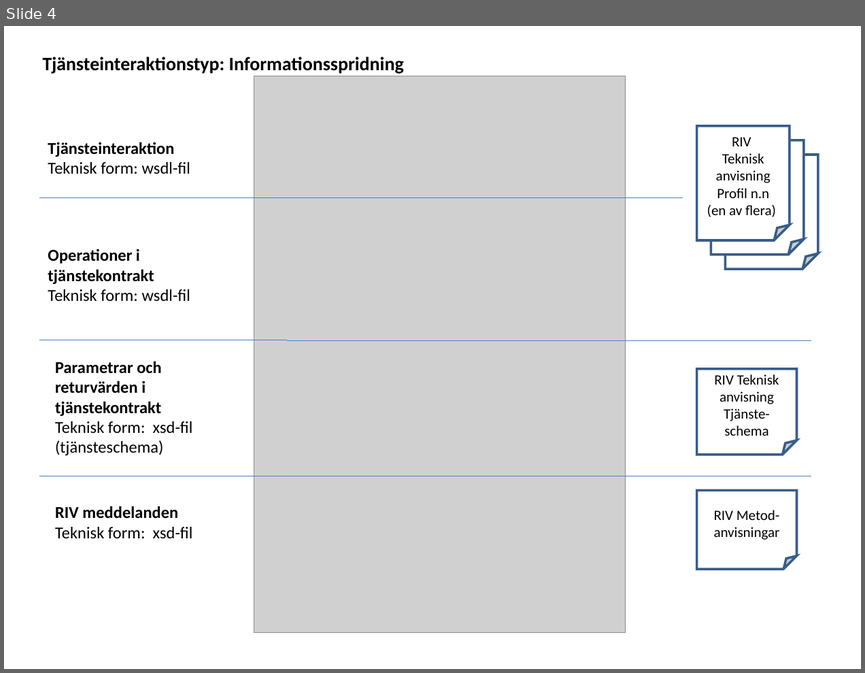
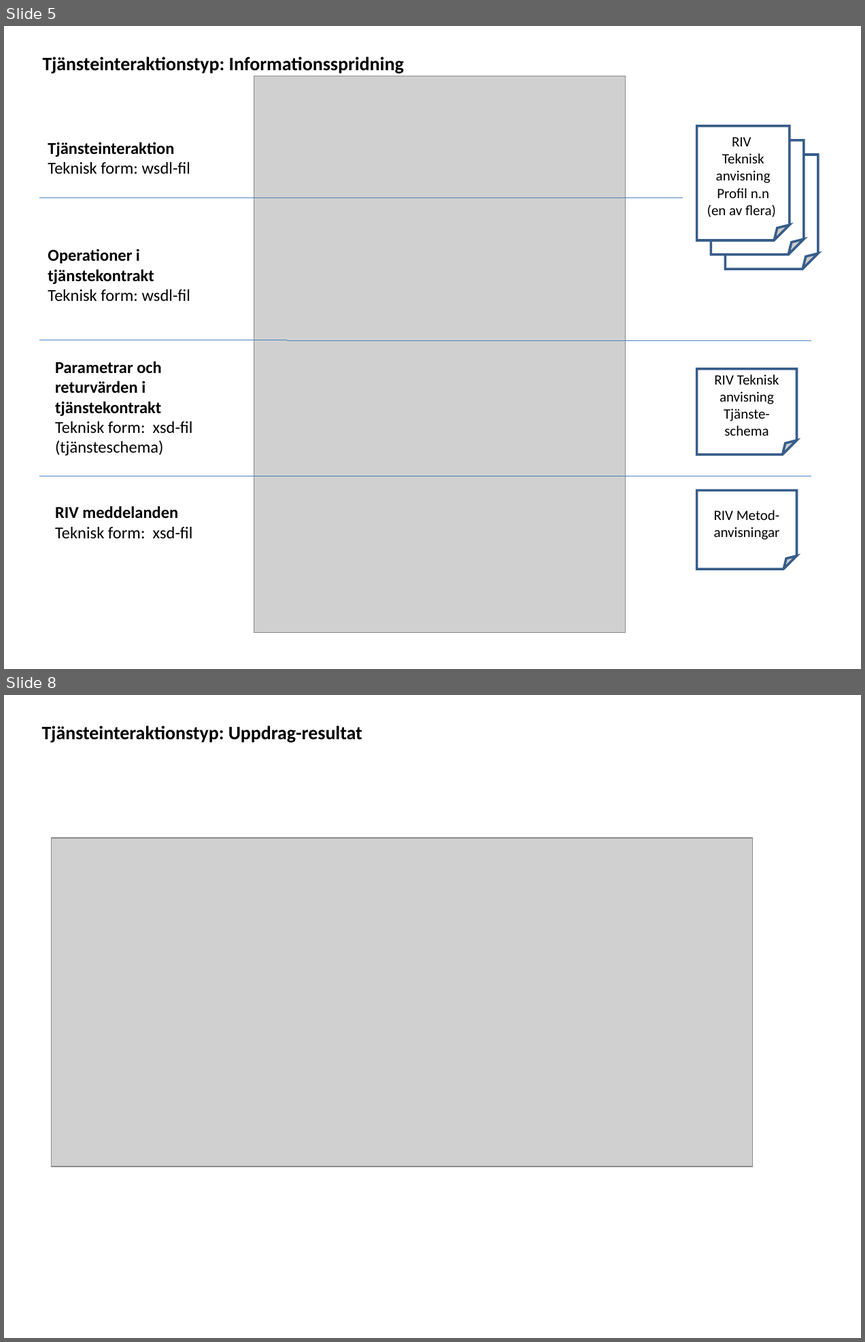
Before and after one commit to admstar/rivta, a slide deck: site/www/images/RIV-förvaltning, Illustrationer.ppt. Shown one above the other, each under a label of ours: slide 4 before the commit, slides 5 and 8 after it; the slides between them are not shown. The pictures are 865x673 and 865x1342 pixels, drawn with LibreOffice and Linux fonts; fonts in the diff are those of the drawing; grey boxes stand for pictures. Boxes give left, top, right and bottom in pixels: in the first picture for what was removed or moved away, otherwise in the second. Text is boxed around its words. In the diff, an @@ line names an element or a change of style, - is before the commit and + after.

```diff
--- a/site/www/images/RIV-förvaltning, Illustrationer.ppt
+++ b/site/www/images/RIV-förvaltning, Illustrationer.ppt
@@ slide 8 added at bbox=[4, 695, 861, 1338], background #FFFFFF @@
@@ text added at bbox=[42, 726, 362, 743], 16 pt, text #000000, bold @@
+Tjänsteinteraktionstyp: Uppdrag-resultat
@@ picture added at bbox=[51, 838, 752, 1166] @@
@@ what was slide 4 is now slide 5 @@
```
Also in this commit, not shown: 1 slide changed, 5 other slides added, 11 other files.
